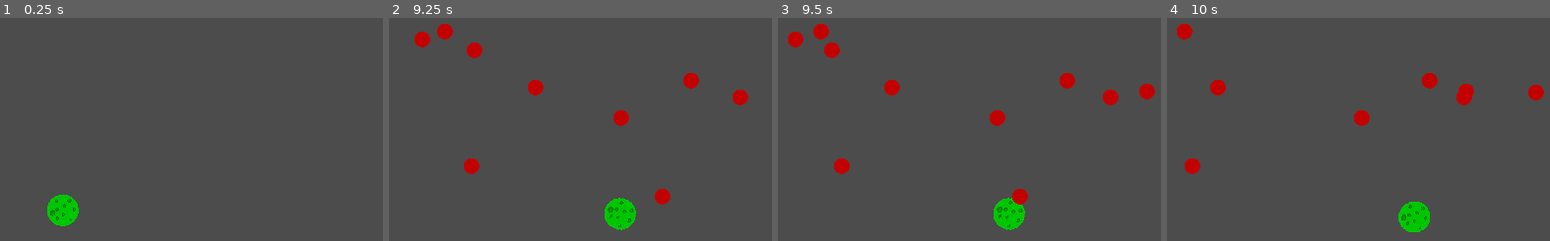
Above: before the commit, frames 1-4 (left to right).
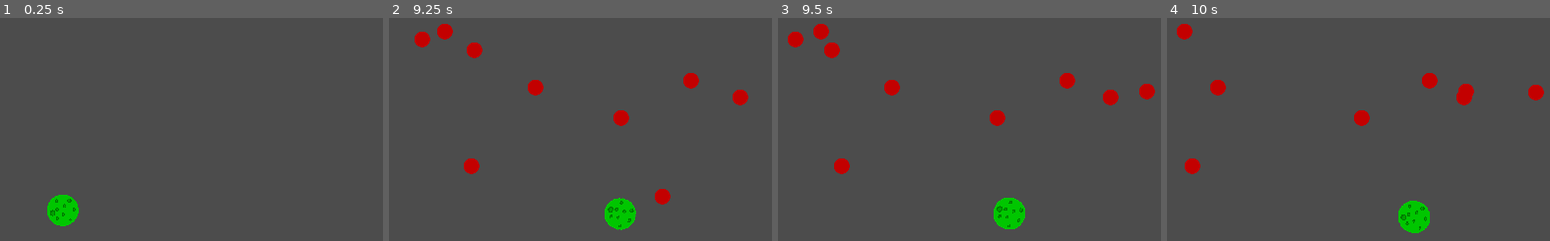
Above: after the commit, the same moments.

Repository: jleldridge/Hungry-Space-Clone-Godot
Game: Godot game, scene res://Main.tscn
The game is run twice, just before and just after one commit, with the same random seed, the same clock (stepped at 60 frames per second) and the same inputs.
Inputs (mouse positions are in pixels of both pictures, inside the frame that each line leads up to):
- Up to frame 1 (0.25 s): no input
- Up to frame 2 (9.25 s): tap Enter at 0.5, 2 s; move the mouse to (outside the picture) at 0.52 s; click (outside the picture) at 0.67 s; tap Space at 1.25 s; move the mouse to (outside the picture) at 1.27 s; click (outside the picture) at 1.42 s; move the mouse to (outside the picture) at 2.02 s; click (outside the picture) at 2.17 s; move the mouse to (outside the picture) at 2.77 s; click (outside the picture) at 2.92 s; move the mouse to (outside the picture) at 3.52 s; click (outside the picture) at 3.67 s; move the mouse to (546, 160) at 4.27 s; click (546, 160) at 4.42 s; move the mouse to (outside the picture) at 5.02 s; click (outside the picture) at 5.17 s; move the mouse to (664, 116) at 5.77 s; click (664, 116) at 5.92 s; move the mouse to (outside the picture) at 6.52 s; click (outside the picture) at 6.67 s; move the mouse to (outside the picture) at 7.27 s; click (outside the picture) at 7.42 s; move the mouse to (outside the picture) at 8.02 s; click (outside the picture) at 8.17 s; move the mouse to (outside the picture) at 8.77 s; click (outside the picture) at 8.92 s
- Up to frame 3 (9.5 s): no input
- Up to frame 4 (10 s): move the mouse to (outside the picture) at 9.52 s; click (outside the picture) at 9.67 s

Frames 1-2 are identical in both runs. In frame 3, 0.3% of the frame differs, in the area x 57-66%, y 76-96%; in frame 4, 0.1%.

Commit message:
Added player eating logic.

Diff:
--- a/Main.gd
+++ b/Main.gd
@@ -11,6 +11,7 @@
 
 func _on_Player_collision(body):
     body.queue_free()
+    $Player.eat()
     pass
 
 func _on_StartTimer_timeout():
--- a/Player.gd
+++ b/Player.gd
@@ -14,6 +14,13 @@
     position = pos
     show()
     $CollisionShape2D.disabled = false
+
+func eat():
+    $CollisionShape2D.scale.x += 0.02
+    $CollisionShape2D.scale.y += 0.02
+    $AnimatedSprite.scale.x += 0.02
+    $AnimatedSprite.scale.y += 0.02
+    pass
 
 # Called when the node enters the scene tree for the first time.
 func _ready():
--- a/Player.tscn
+++ b/Player.tscn
@@ -35,9 +35,8 @@
 "speed": 5.0
 } ]
 
-[sub_resource type="CapsuleShape2D" id=3]
-radius = 28.752
-height = 0.0
+[sub_resource type="CircleShape2D" id=3]
+radius = 32.0
 
 [node name="Player" type="Area2D"]
 position = Vector2( 128, 416 )
